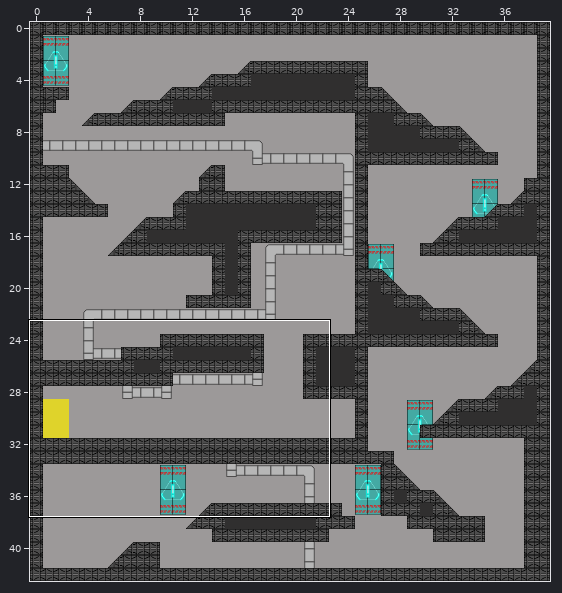
An edit to a level. Tiled map, level/lv_02.tmx. The picture above shows the old version from afar; the outline marks the close-up.
Close-up. Before the edit:
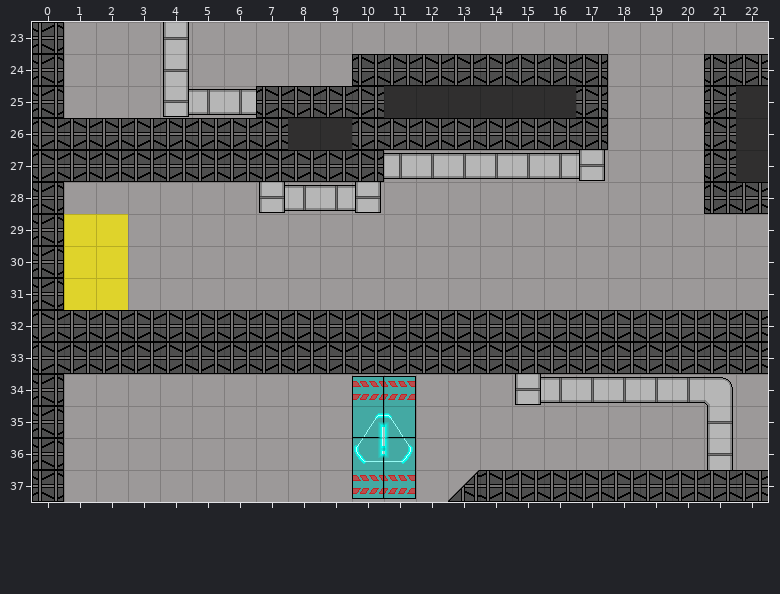
Cells are 32x32 px. Shown: x 0..22, y 23..37.
Now the later version:
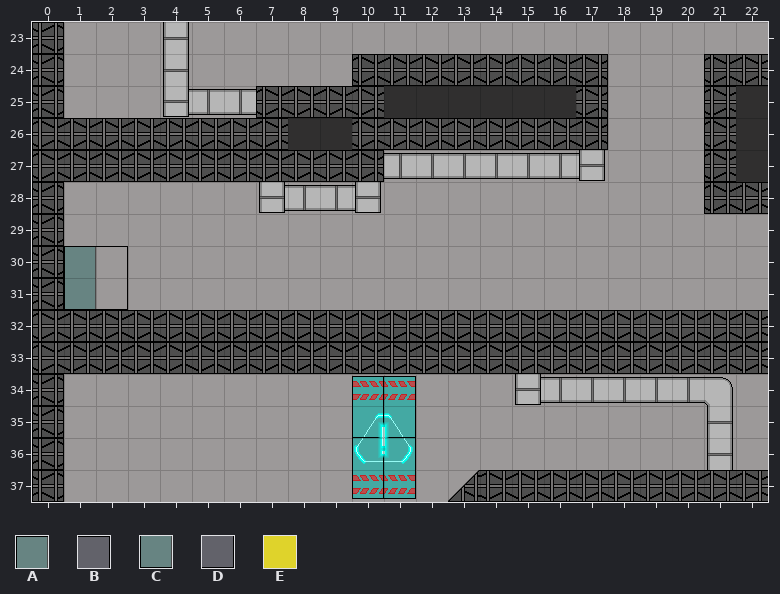
Key: from "tile_set_lab": A 62, B 63, C 74, D 75; from "tile_set_tuto": E 5.
_ is an empty cell, . an unchanged one.
See-through tiles are keyed as they look on the map.
Edits made:
--- layer "fin_lv_02"
@@ x 1..2 @@
-29 EE
-30 EE
-31 EE
+29 __
+30 AB
+31 CD
